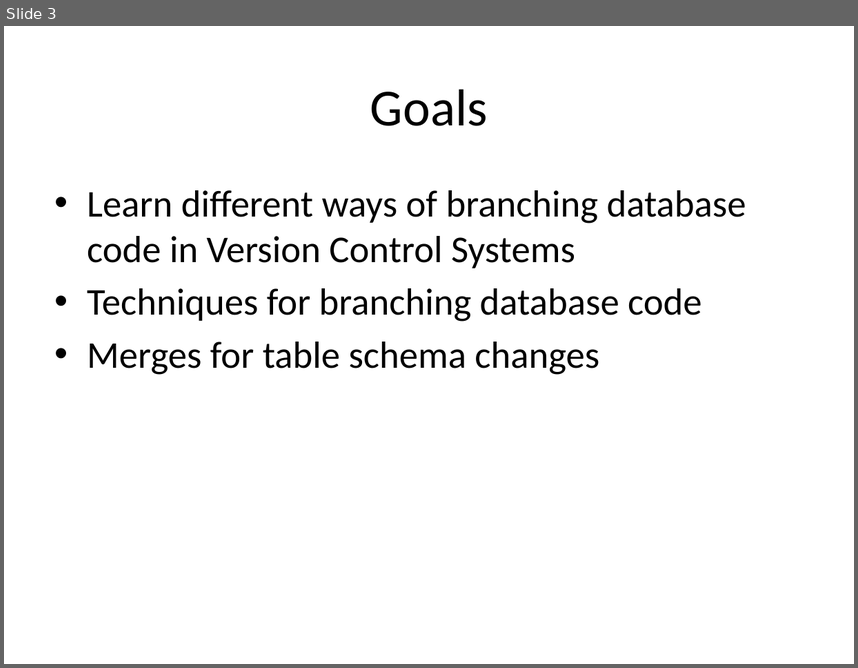
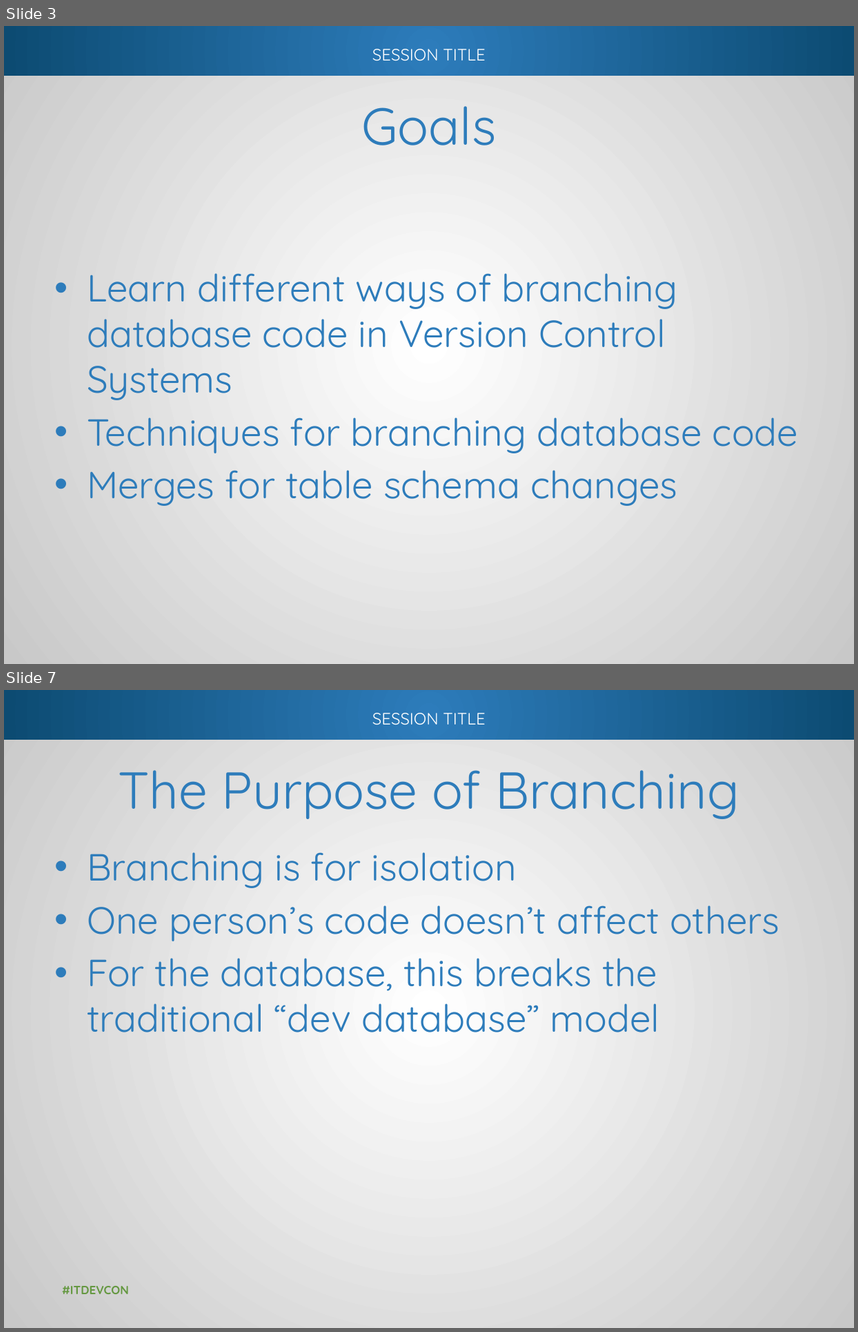
Before and after one commit to way0utwest/Branching-and-Merging-DB-Code, a slide deck: Presentation/BranchMergeDBCode.pptx. Shown one above the other, each under a label of ours: slide 3 before the commit, slides 3 and 7 after it; the slides between them are not shown. The pictures are 858x668 and 858x1332 pixels, drawn with LibreOffice and Linux fonts; fonts in the diff are those of the drawing; background and template pictures are left out. Boxes give left, top, right and bottom in pixels: in the first picture for what was removed or moved away, otherwise in the second. Text is boxed around its words. In the diff, an @@ line names an element or a change of style, - is before the commit and + after.

Commit message:
Added the beginning section that contains the branching types and strategy

```diff
--- a/Presentation/BranchMergeDBCode.pptx
+++ b/Presentation/BranchMergeDBCode.pptx
@@ slide 7 added at [4, 690, 854, 1328], background #FFFFFF; not listed: 3 template elements that a slide beside it also shows @@
@@ title added at [118, 770, 740, 819], 44 pt, text #2D7CBB @@
+The Purpose of Branching
@@ text added at [87, 852, 780, 1032], 32 pt, text #2D7CBB @@
+• Branching is for isolation
+• One person’s code doesn’t affect others
+• For the database, this breaks the traditional “dev database” model
@@ text added at [62, 1285, 129, 1294], 10 pt, text #649840, bold @@
+#ITDEVCON
@@ slide 3 changed as well @@
@@ rectangle added at [4, 26, 854, 664], fill gradient #FFFFFF to #C8C8C8 @@
@@ rectangle added at [4, 26, 854, 75], fill gradient #2D7CBB to #0C4B72 @@
@@ text added at [372, 49, 485, 61], 14 pt, text #FFFFFF @@
+SESSION TITLE
@@ title "Goals": place and size @@
-title "Goals" at [370, 89, 488, 126]
+title "Goals" at [361, 106, 496, 145]
@@ title "Goals" at [361, 106, 496, 145]: font Calibri to Quicksand, text colour #000000 to #2D7CBB @@
@@ text "Learn different ways of branching ..." at [87, 273, 798, 506]: font Calibri to Quicksand, text colour #000000 to #2D7CBB; vertical alignment top to middle @@
```
Also in this commit, not shown: 7 other slides changed, 14 other slides added, 1 slide removed.
